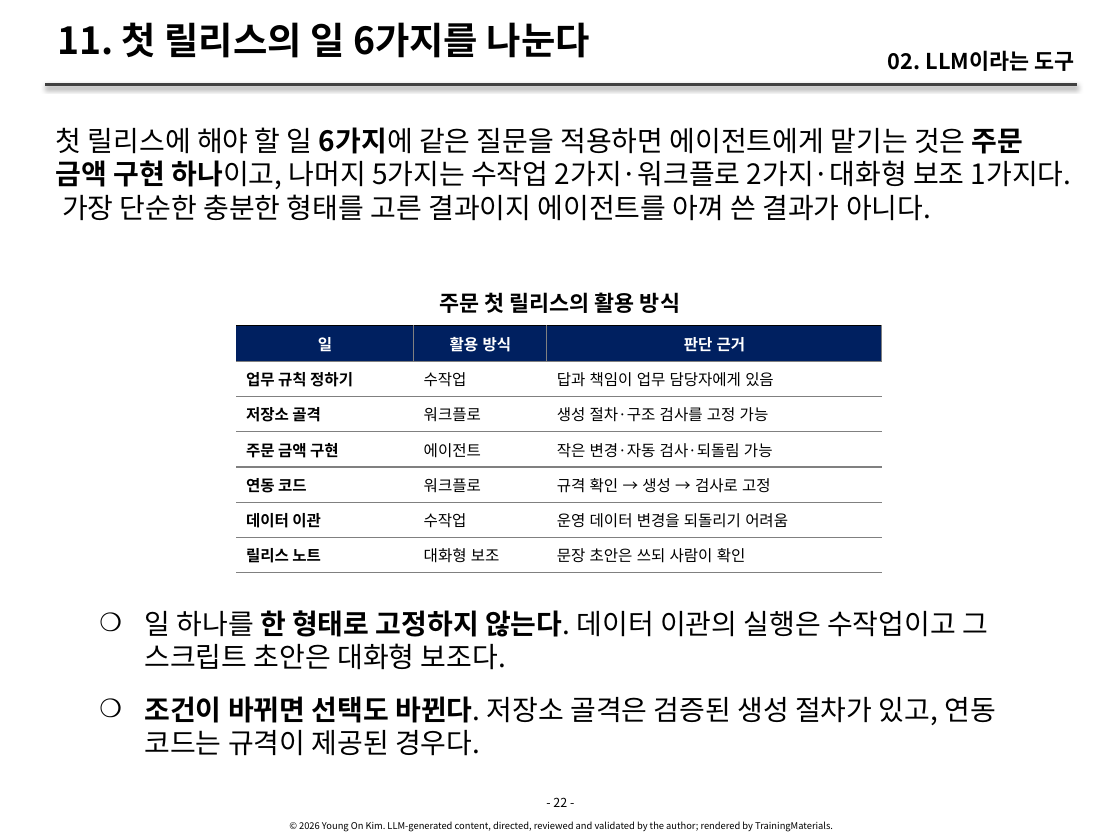
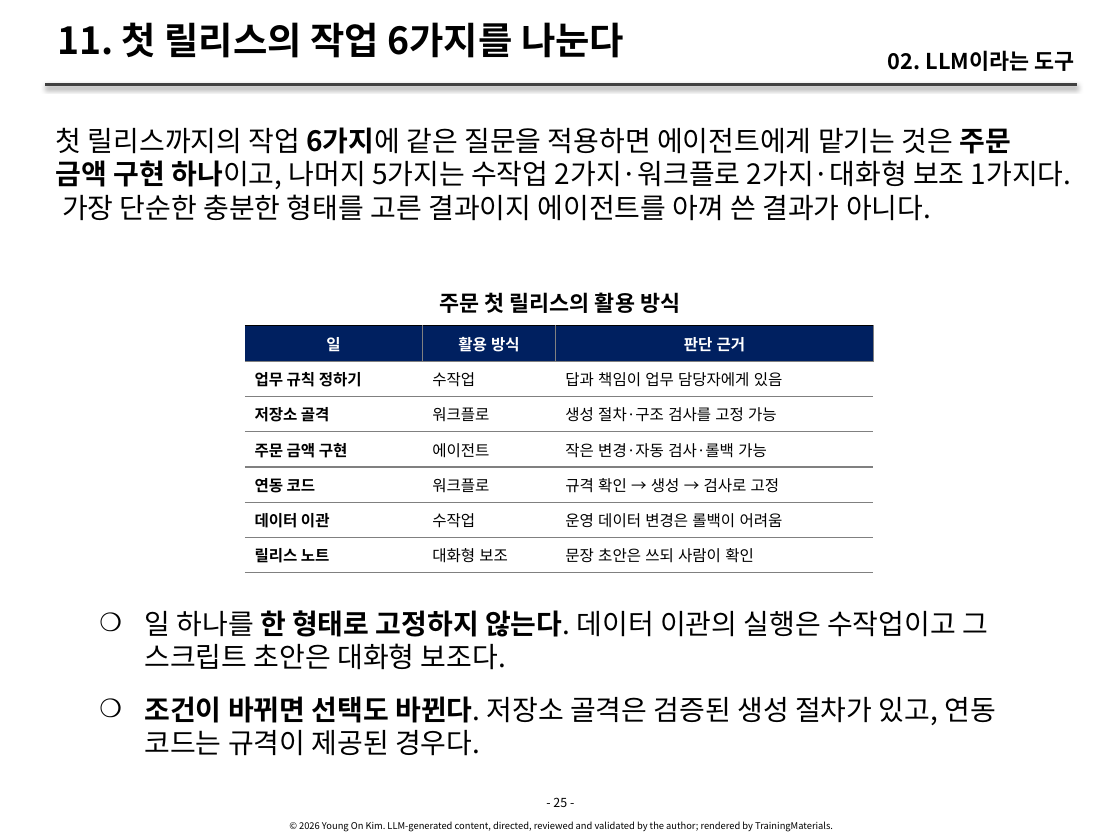
Before and after one commit to YoungSan77/TrainingMaterials, a slide deck: slide 25 of courses/ai-native/sessions/s02.pptx (slide 22 before the commit). Drawn at 1120x840 pixels with LibreOffice and Linux fonts; fonts in the diff are those of the drawing. Boxes give left, top, right and bottom in pixels: in the first picture for what was removed or moved away, otherwise in the second. Text is boxed around its words. In the diff, an @@ line names an element or a change of style, - is before the commit and + after.

```diff
--- a/courses/ai-native/sessions/s02.pptx
+++ b/courses/ai-native/sessions/s02.pptx
@@ title at [57, 22, 624, 58]: text changed @@
-11. 첫 릴리스의 일 6가지를 나눈다
+11. 첫 릴리스의 작업 6가지를 나눈다
@@ text at [56, 127, 1072, 221]: text changed @@
-첫 릴리스에 해야 할 일 6가지에 같은 질문을 적용하면 에이전트에게 맡기는 것은 주문 금액 구현 하나이고, 나머지 5가지는 수작업 2가지·워크플로 2가지·대화형 보조 1가지다. 가장 단순한 충분한 형태를 고른 결과이지 에이전트를 아껴 쓴 결과가 아니다.
+첫 릴리스까지의 작업 6가지에 같은 질문을 적용하면 에이전트에게 맡기는 것은 주문 금액 구현 하나이고, 나머지 5가지는 수작업 2가지·워크플로 2가지·대화형 보조 1가지다. 가장 단순한 충분한 형태를 고른 결과이지 에이전트를 아껴 쓴 결과가 아니다.
@@ table at [245, 326, 875, 572] @@
-row 4, column 3: 작은 변경·자동 검사·되돌림 가능
+row 4, column 3: 작은 변경·자동 검사·롤백 가능
-row 6, column 3: 운영 데이터 변경을 되돌리기 어려움
+row 6, column 3: 운영 데이터 변경은 롤백이 어려움
@@ table: place and size @@
-table at [236, 326, 883, 572]
+table at [245, 326, 875, 572]
@@ text at [553, 797, 567, 807]: text changed @@
-- 22 -
+- 25 -
```
Also in this commit, not shown: 24 other slides changed, 3 slides added, 5 other files.
